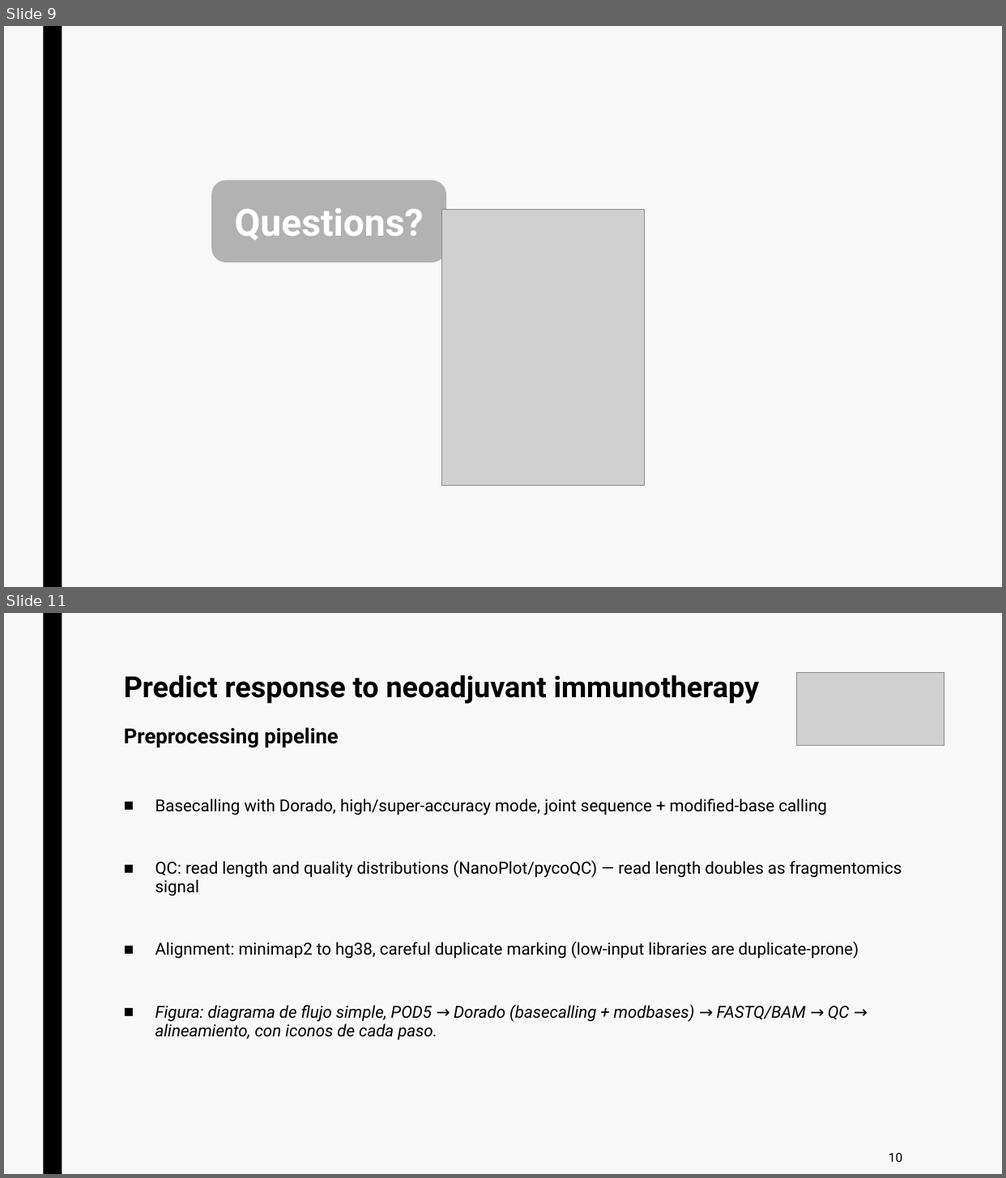
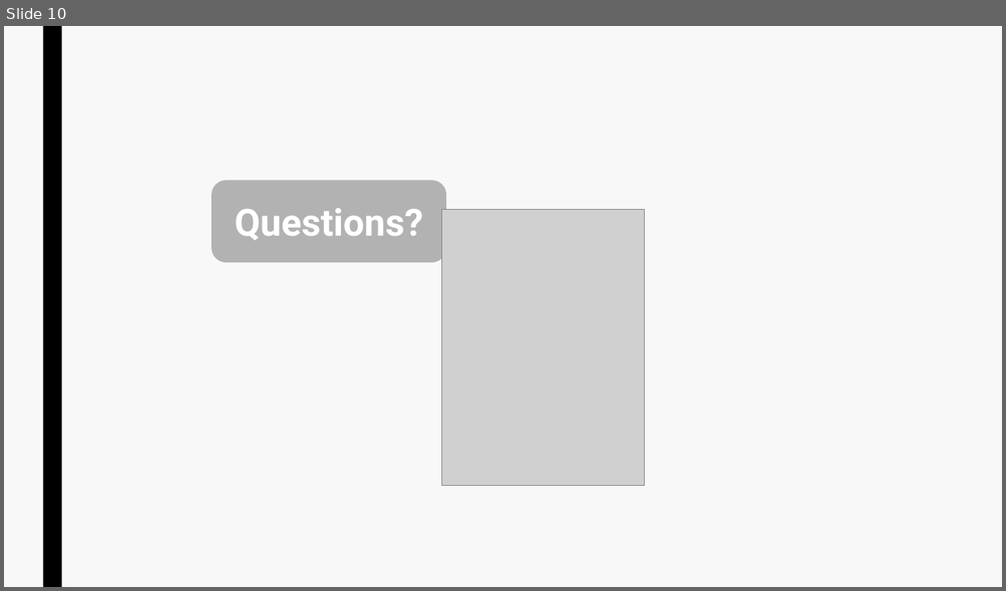
Before and after one commit to jurtasun/presentations, a slide deck: 202609_vhio_symposium/202609_vhio_technical.ppt. Shown one above the other, each under a label of ours: slides 9 and 11 before the commit, slide 10 after it; the slides between them are not shown. The pictures are 1006x1178 and 1006x591 pixels, drawn with LibreOffice and Linux fonts; fonts in the diff are those of the drawing; grey boxes stand for pictures. Boxes give left, top, right and bottom in pixels: in the first picture for what was removed or moved away, otherwise in the second. Text is boxed around its words. In the diff, an @@ line names an element or a change of style, - is before the commit and + after.

```diff
--- a/202609_vhio_symposium/202609_vhio_technical.ppt
+++ b/202609_vhio_symposium/202609_vhio_technical.ppt
@@ slide 11 removed at (4,613,1002,1174), background #F8F8F8; not listed: 1 template element that a slide beside it also shows @@
@@ title removed at (124,675,760,748) @@
-Predict response to neoadjuvant immunotherapy
-Preprocessing pipeline
@@ picture removed at (797,672,945,746) @@
@@ text removed at (155,798,902,1041) @@
-■ Basecalling with Dorado, high/super-accuracy mode, joint sequence + modified-base calling
-■ QC: read length and quality distributions (NanoPlot/pycoQC) — read length doubles as fragmentomics signal
-■ Alignment: minimap2 to hg38, careful duplicate marking (low-input libraries are duplicate-prone)
-■ Figura: diagrama de flujo simple, POD5 → Dorado (basecalling + modbases) → FASTQ/BAM → QC → alineamiento, con iconos de cada paso.
@@ page number removed at (889,1153,902,1162) @@
-10
@@ what was slide 9 is now slide 10 @@
```
Also in this commit, not shown: 3 slides changed, 11 slides added, 7 other slides removed, 10 other files.
